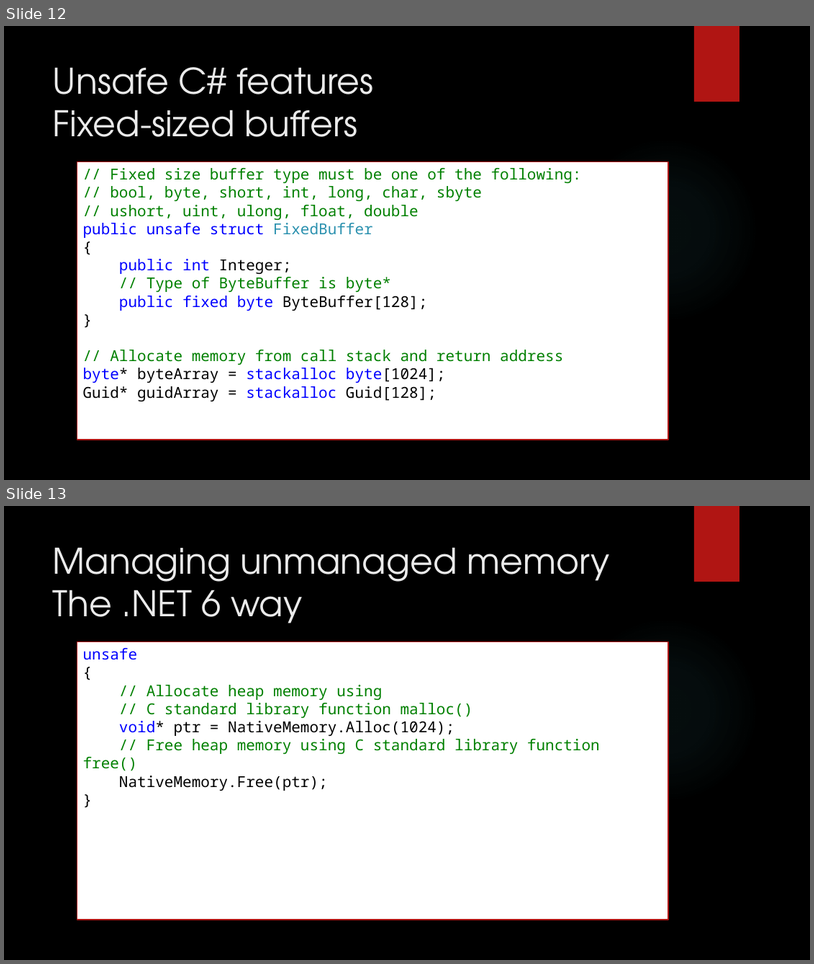
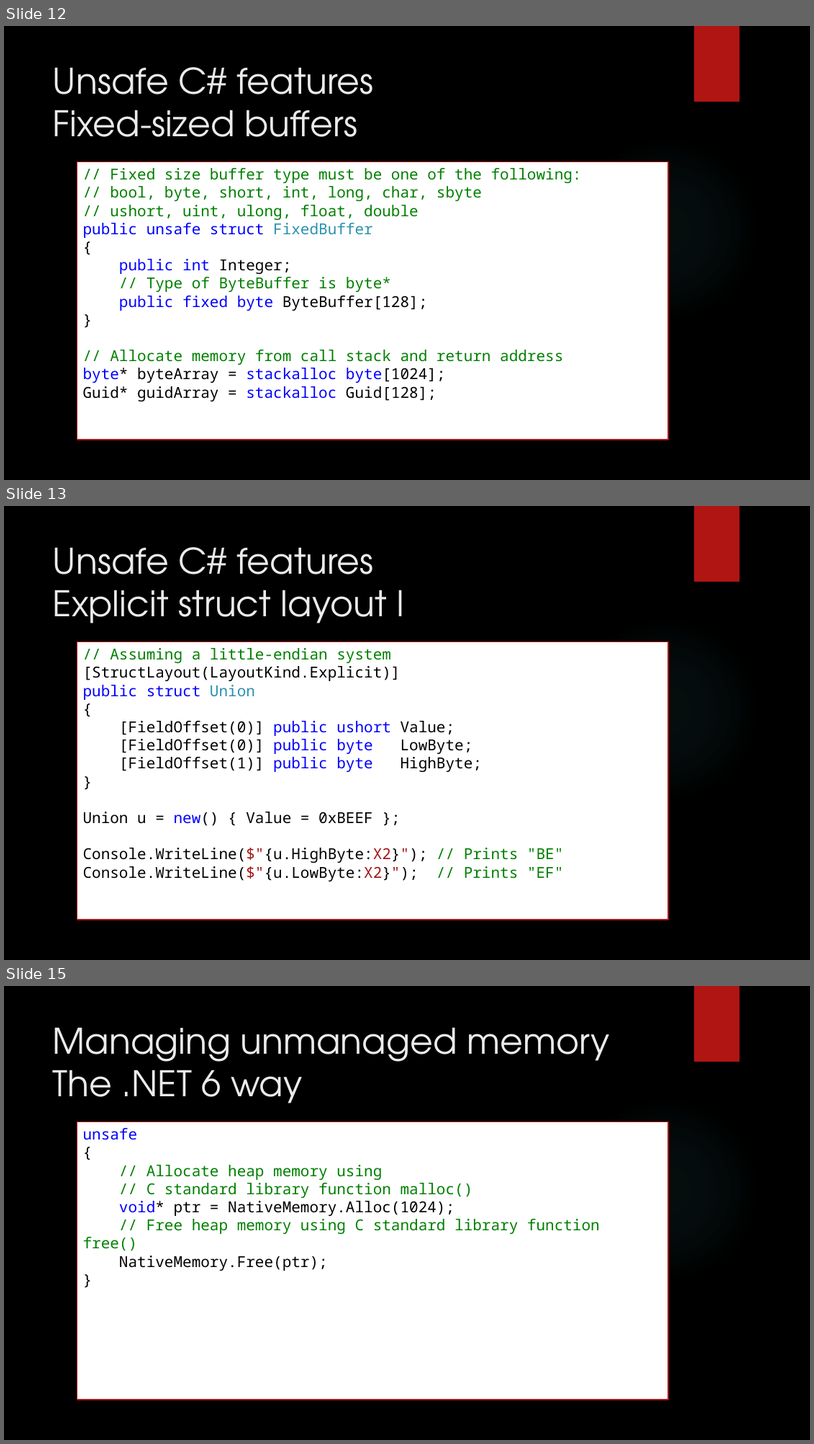
Before and after one commit to dennisdietrich/UnsafeCSharp, a slide deck: doc/Introduction to unsafe C#.pptx. Shown one above the other, each under a label of ours: slides 12 and 13 before the commit, slides 12, 13 and 15 after it; the slides between them are not shown. The pictures are 814x964 and 814x1444 pixels, drawn with LibreOffice and Linux fonts; fonts in the diff are those of the drawing; background and template pictures are left out. Boxes give left, top, right and bottom in pixels: in the first picture for what was removed or moved away, otherwise in the second. Text is boxed around its words. In the diff, an @@ line names an element or a change of style, - is before the commit and + after.

Commit message:
Added slides about unions/explicit struct layout

```diff
--- a/doc/Introduction to unsafe C#.pptx
+++ b/doc/Introduction to unsafe C#.pptx
@@ slide 13 added at <box>4,506,810,960</box>, background picture (left out); not listed: 2 template elements that a slide beside it also shows @@
@@ title added at <box>53,547,404,623</box>, 42 pt, text #EBEBEB @@
+Unsafe C# features
+Explicit struct layout I
@@ rectangle added at <box>77,642,669,920</box>, fill #FFFFFF, outline #B01513 1.25 pt, 18 pt, text #000000 @@
+// Assuming a little-endian system
+[StructLayout(LayoutKind.Explicit)]
+public struct Union
+{
+[FieldOffset(0)] public ushort Value;
+[FieldOffset(0)] public byte LowByte;
+[FieldOffset(1)] public byte HighByte;
+}
+Union u = new() { Value = 0xBEEF };
+Console.WriteLine($"{u.HighByte:X2}"); // Prints "BE"
+Console.WriteLine($"{u.LowByte:X2}"); // Prints "EF"
@@ what was slide 13 is now slide 15 @@
```
Also in this commit, not shown: 1 slide changed, 2 other slides added, 2 other files.
